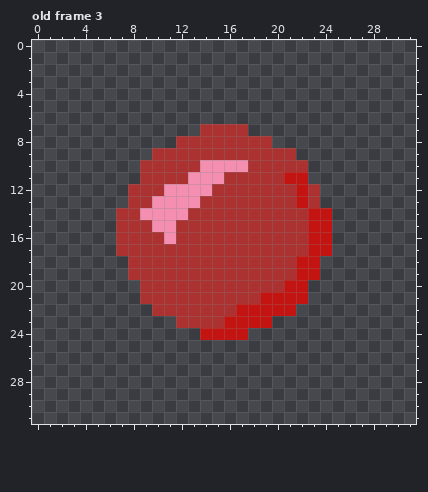
Two states of a pixel-art file, Sunny Day/Assets/Asset/red thing.aseprite. This is how it looked before the edit.
32x32 pixels, 3 frames. Shown: old frame 3. The commit also changed other frames, which this record leaves out.
Now the later version:
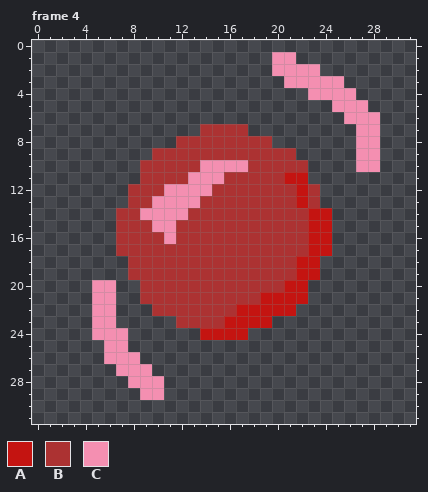
Palette (. is transparent): A #c41411  B #ac3232  C #f48fb1
A new or re-ordered frame is compared with the old frame closest to it.
Changes in this commit:
frames 3 -> 4
Changed rows in their new state; - is an unchanged pixel.
Frame 4 is new; against old frame 3:
first column x 20:
 1 CC-------
 2 CCCC-----
 3 -CCCCC---
 4 ---CCCC--
 5 -----CCC-
 6 ------CCC
 7 -------CC
 8 -------CC
 9 -------CC
10 -------CC
first column x 5:
20 CC----
21 CC----
22 CC----
23 CC----
24 CCC---
25 -CC---
26 -CCC--
27 --CCC-
28 ---CCC
29 ----CC
Boxes around the changes in both pictures, in picture pixels (x1, y1, x2, y2):
added: (272, 52, 380, 172)
added: (92, 280, 164, 400)
